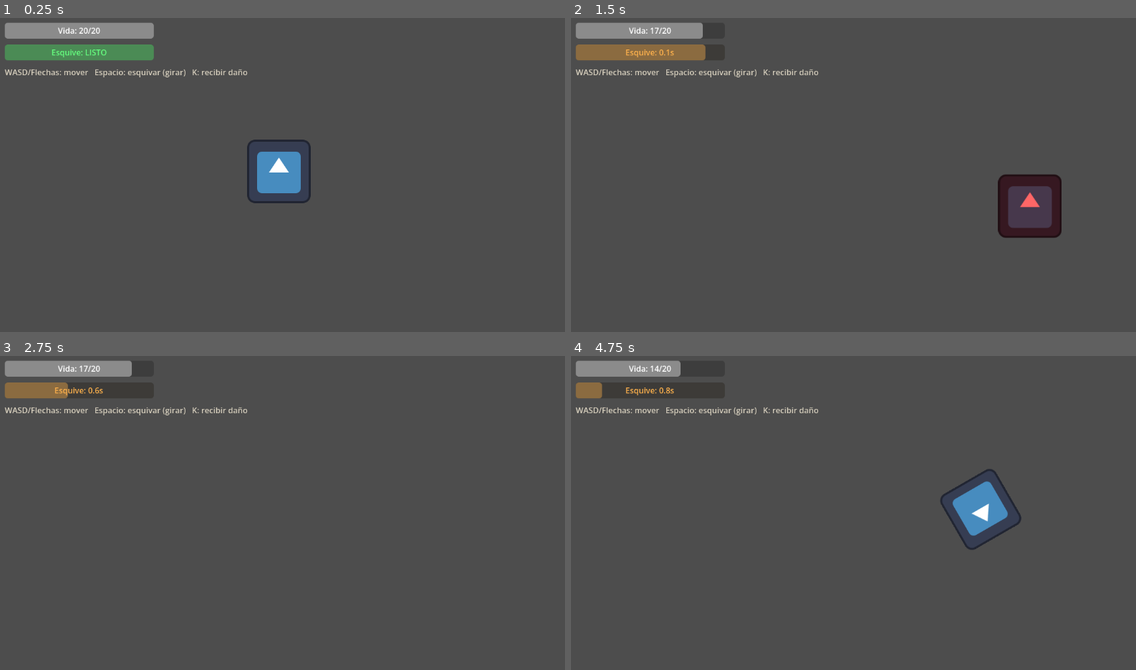
Above: before the commit, frames 1-4 (two rows, left to right).
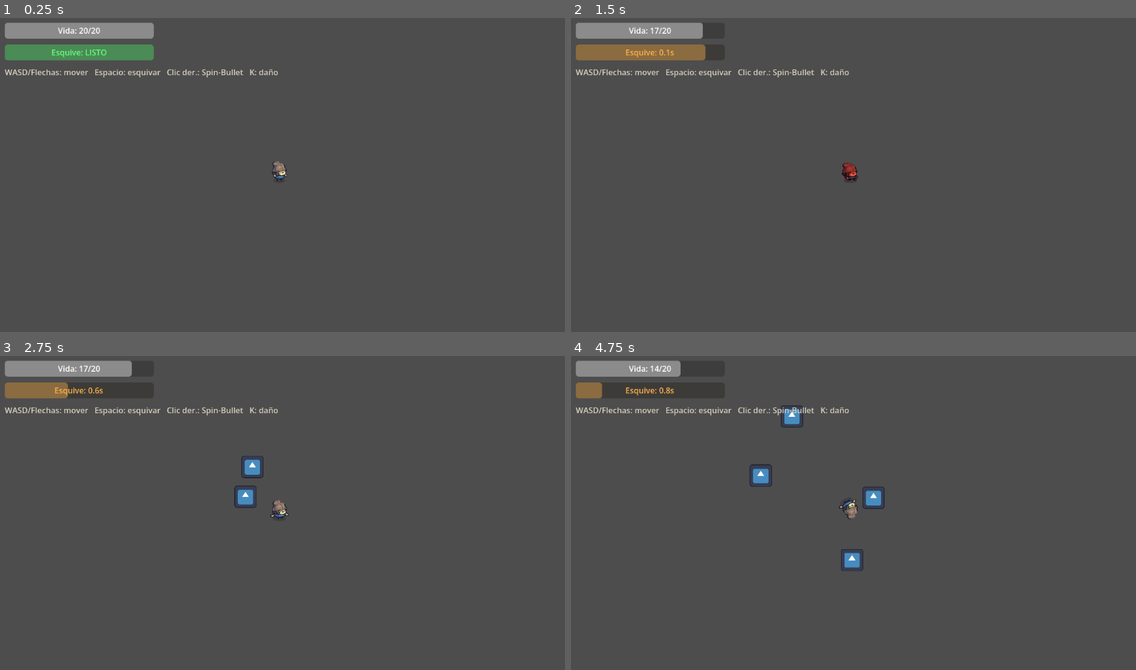
Above: after the commit, the same moments.

Repository: 4FCC/spinshot
Game: Godot game, scene res://Scenes/Main.tscn
Two runs of this game, one before a commit and one after it. Both use one fixed random seed, a clock stepped at 60 frames per second and the inputs below. The engine's default icon, where the game draws it, is replaced by a stand-in: a white triangle on a blue panel in a dark square.
Inputs (mouse positions are in pixels of both pictures, inside the frame that each line leads up to):
- Up to frame 1 (0.25 s): no input
- Up to frame 2 (1.5 s): move the mouse to (977, 156) at 0.52 s; hold D (Derecha) 0.53-1.28 s; tap Space (dodge) at 0.6 s; tap K (test_damage) at 0.8, 1.35 s; move the mouse to (734, 187) at 1.27 s; hold S (Abajo) from 1.28 s (still down)
- Up to frame 3 (2.75 s): right-click (163, 525) at 1.55 s; move the mouse to (333, 437) at 2.02 s; release S (Abajo) at 2.03 s; hold D (Derecha) from 2.03 s (still down); hold Right mouse button (shoot, bound only after the commit) from 2.03 s (still down); tap Space (dodge) at 2.3 s
- Up to frame 4 (4.75 s): move the mouse to (819, 572) at 2.77 s; release D (Derecha) at 2.78 s; release Right mouse button (shoot, bound only after the commit) at 2.78 s; hold W (Arriba) 2.78-3.53 s; tap Space (dodge) at 2.85, 4.55 s; tap K (test_damage) at 3.05, 3.6 s; move the mouse to (1023, 556) at 3.52 s; hold Right mouse button (shoot, bound only after the commit) 3.53-4.28 s; hold A (Izquierda) from 3.53 s (still down); move the mouse to (678, 462) at 4.27 s; right-click (678, 462) at 4.35 s

The runs differ from the first frame. In frame 1, 1.5% of the frame differs, in the area x 28-56%, y 16-59%; in frame 2, 1.7%; in frame 3, 0.7%; in frame 4, 2.4%, in the area x 28-80%, y 15-69%.

Commit message:
Integrar Spin-Bullet con el jugador y crear escena DEV-ROOM
- billy.gd: disparar la Spin-Bullet con clic derecho (orbita al jugador) y usar
  las animaciones idle/run del Pawn (Tiny Swords) con flip horizontal.
- spin_bullet.gd: refactor con setup(jugador, direccion) para inicializar la
  órbita de forma limpia desde el código del jugador.
- Player.tscn: jugador reutilizable (AnimatedSprite2D, Camera2D, colisión, HUD)
  que se instancia en Main y en DEV-ROOM.
- player_frames.tres: animaciones del Pawn (idle 8 frames, run 6 frames).
- DEV-ROOM.tscn + dev_room.gd + grass_tileset.tres: sala de pruebas con suelo
  generado por TileMapLayer y decoraciones (árboles, rocas, arbustos).
- Main.tscn: ahora instancia Player.tscn.
- project.godot: nueva acción "shoot" (clic derecho).

Co-Authored-By: Claude Opus 4.8 <noreply@anthropic.com>
Claude-Session: https://claude.ai/code/session_01EVFDgn2qQnY3SEDFH6Bwyc

Diff:
--- /dev/null
+++ b/Scenes/DEV-ROOM.tscn
@@ -0,0 +1,67 @@
+[gd_scene load_steps=9 format=3 uid="uid://cdevroomscene1"]
+
+[ext_resource type="Script" uid="uid://cdevroomscript1" path="res://Scripts/dev_room.gd" id="1_dev"]
+[ext_resource type="TileSet" uid="uid://dgrasstileset1" path="res://Scenes/grass_tileset.tres" id="2_tiles"]
+[ext_resource type="PackedScene" uid="uid://dplayerbilly01" path="res://Scenes/Player.tscn" id="3_player"]
+[ext_resource type="Texture2D" uid="uid://cikn8oirta2on" path="res://Tiny Swords (Free Pack)/Tiny Swords (Free Pack)/Terrain/Resources/Wood/Trees/Tree1.png" id="4_tree"]
+[ext_resource type="Texture2D" uid="uid://lavmjk3u5jl" path="res://Tiny Swords (Free Pack)/Tiny Swords (Free Pack)/Terrain/Decorations/Rocks/Rock1.png" id="5_rock1"]
+[ext_resource type="Texture2D" uid="uid://d2ayd2fhcxm3g" path="res://Tiny Swords (Free Pack)/Tiny Swords (Free Pack)/Terrain/Decorations/Rocks/Rock2.png" id="6_rock2"]
+[ext_resource type="Texture2D" uid="uid://qgxqg03sl70c" path="res://Tiny Swords (Free Pack)/Tiny Swords (Free Pack)/Terrain/Decorations/Bushes/Bushe1.png" id="7_bush"]
+[ext_resource type="Texture2D" uid="uid://c16e210mehrka" path="res://Tiny Swords (Free Pack)/Tiny Swords (Free Pack)/Terrain/Resources/Wood/Trees/Stump 1.png" id="8_stump"]
+
+[node name="DevRoom" type="Node2D"]
+script = ExtResource("1_dev")
+
+[node name="Ground" type="TileMapLayer" parent="."]
+tile_set = ExtResource("2_tiles")
+
+[node name="Decorations" type="Node2D" parent="."]
+
+[node name="Tree1" type="Sprite2D" parent="Decorations"]
+position = Vector2(220, 200)
+texture = ExtResource("4_tree")
+region_enabled = true
+region_rect = Rect2(0, 0, 192, 256)
+
+[node name="Tree2" type="Sprite2D" parent="Decorations"]
+position = Vector2(1340, 210)
+texture = ExtResource("4_tree")
+region_enabled = true
+region_rect = Rect2(0, 0, 192, 256)
+
+[node name="Tree3" type="Sprite2D" parent="Decorations"]
+position = Vector2(260, 850)
+texture = ExtResource("4_tree")
+region_enabled = true
+region_rect = Rect2(0, 0, 192, 256)
+
+[node name="Tree4" type="Sprite2D" parent="Decorations"]
+position = Vector2(1300, 830)
+texture = ExtResource("4_tree")
+region_enabled = true
+region_rect = Rect2(0, 0, 192, 256)
+
+[node name="Stump" type="Sprite2D" parent="Decorations"]
+position = Vector2(930, 240)
+texture = ExtResource("8_stump")
+
+[node name="Bush" type="Sprite2D" parent="Decorations"]
+position = Vector2(1080, 560)
+texture = ExtResource("7_bush")
+region_enabled = true
+region_rect = Rect2(0, 0, 128, 128)
+
+[node name="Rock1" type="Sprite2D" parent="Decorations"]
+position = Vector2(520, 360)
+texture = ExtResource("5_rock1")
+
+[node name="Rock2" type="Sprite2D" parent="Decorations"]
+position = Vector2(980, 760)
+texture = ExtResource("6_rock2")
+
+[node name="Rock3" type="Sprite2D" parent="Decorations"]
+position = Vector2(640, 620)
+texture = ExtResource("5_rock1")
+
+[node name="Player" parent="." instance=ExtResource("3_player")]
+position = Vector2(768, 512)
--- a/Scenes/Main.tscn
+++ b/Scenes/Main.tscn
@@ -1,72 +1,8 @@
-[gd_scene load_steps=4 format=3 uid="uid://b1spinshotmain0"]
+[gd_scene load_steps=2 format=3 uid="uid://b1spinshotmain0"]
 
-[ext_resource type="Script" uid="uid://cg80n10n5s5jj" path="res://Scripts/billy.gd" id="1_billy"]
-[ext_resource type="Texture2D" uid="uid://dkmmtgkaycuqp" path="res://icon.svg" id="2_icon"]
-
-[sub_resource type="CircleShape2D" id="CircleShape2D_1"]
-radius = 56.0
+[ext_resource type="PackedScene" uid="uid://dplayerbilly01" path="res://Scenes/Player.tscn" id="1_player"]
 
 [node name="Main" type="Node2D"]
 
-[node name="Billy" type="CharacterBody2D" parent="."]
+[node name="Player" parent="." instance=ExtResource("1_player")]
 position = Vector2(576, 324)
-script = ExtResource("1_billy")
-
-[node name="Sprite2D" type="Sprite2D" parent="Billy"]
-texture = ExtResource("2_icon")
-
-[node name="CollisionShape2D" type="CollisionShape2D" parent="Billy"]
-shape = SubResource("CircleShape2D_1")
-
-[node name="HUD" type="CanvasLayer" parent="Billy"]
-
-[node name="Root" type="Control" parent="Billy/HUD"]
-layout_mode = 3
-anchors_preset = 0
-offset_left = 24.0
-offset_top = 24.0
-offset_right = 324.0
-offset_bottom = 110.0
-
-[node name="HealthBar" type="ProgressBar" parent="Billy/HUD/Root"]
-layout_mode = 0
-offset_right = 300.0
-offset_bottom = 32.0
-max_value = 20.0
-value = 20.0
-show_percentage = false
-
-[node name="HealthLabel" type="Label" parent="Billy/HUD/Root/HealthBar"]
-layout_mode = 1
-anchors_preset = 15
-anchor_right = 1.0
-anchor_bottom = 1.0
-horizontal_alignment = 1
-vertical_alignment = 1
-text = "Vida: 20/20"
-
-[node name="DodgeBar" type="ProgressBar" parent="Billy/HUD/Root"]
-layout_mode = 0
-offset_top = 44.0
-offset_right = 300.0
-offset_bottom = 76.0
-max_value = 100.0
-value = 100.0
-show_percentage = false
-
-[node name="DodgeLabel" type="Label" parent="Billy/HUD/Root/DodgeBar"]
-layout_mode = 1
-anchors_preset = 15
-anchor_right = 1.0
-anchor_bottom = 1.0
-horizontal_alignment = 1
-vertical_alignment = 1
-text = "Esquive: LISTO"
-
-[node name="Hint" type="Label" parent="Billy/HUD/Root"]
-layout_mode = 0
-offset_top = 88.0
-offset_right = 320.0
-offset_bottom = 140.0
-text = "WASD/Flechas: mover   Espacio: esquivar (girar)   K: recibir daño"
-theme_override_colors/font_color = Color(0.85, 0.82, 0.75, 1)
--- /dev/null
+++ b/Scenes/Player.tscn
@@ -0,0 +1,76 @@
+[gd_scene load_steps=5 format=3 uid="uid://dplayerbilly01"]
+
+[ext_resource type="Script" uid="uid://cg80n10n5s5jj" path="res://Scripts/billy.gd" id="1_billy"]
+[ext_resource type="SpriteFrames" uid="uid://dpawnframes001" path="res://Scenes/player_frames.tres" id="2_frames"]
+[ext_resource type="PackedScene" uid="uid://cypb1hwhhix31" path="res://Scenes/spin-bullet.tscn" id="3_bullet"]
+
+[sub_resource type="CircleShape2D" id="CircleShape2D_1"]
+radius = 30.0
+
+[node name="Billy" type="CharacterBody2D"]
+script = ExtResource("1_billy")
+spin_bullet_scene = ExtResource("3_bullet")
+
+[node name="AnimatedSprite2D" type="AnimatedSprite2D" parent="."]
+scale = Vector2(0.6, 0.6)
+sprite_frames = ExtResource("2_frames")
+animation = &"idle"
+autoplay = "idle"
+
+[node name="CollisionShape2D" type="CollisionShape2D" parent="."]
+shape = SubResource("CircleShape2D_1")
+
+[node name="Camera2D" type="Camera2D" parent="."]
+
+[node name="HUD" type="CanvasLayer" parent="."]
+
+[node name="Root" type="Control" parent="HUD"]
+layout_mode = 3
+anchors_preset = 0
+offset_left = 24.0
+offset_top = 24.0
+offset_right = 324.0
+offset_bottom = 110.0
+
+[node name="HealthBar" type="ProgressBar" parent="HUD/Root"]
+layout_mode = 0
+offset_right = 300.0
+offset_bottom = 32.0
+max_value = 20.0
+value = 20.0
+show_percentage = false
+
+[node name="HealthLabel" type="Label" parent="HUD/Root/HealthBar"]
+layout_mode = 1
+anchors_preset = 15
+anchor_right = 1.0
+anchor_bottom = 1.0
+horizontal_alignment = 1
+vertical_alignment = 1
+text = "Vida: 20/20"
+
+[node name="DodgeBar" type="ProgressBar" parent="HUD/Root"]
+layout_mode = 0
+offset_top = 44.0
+offset_right = 300.0
+offset_bottom = 76.0
+max_value = 100.0
+value = 100.0
+show_percentage = false
+
+[node name="DodgeLabel" type="Label" parent="HUD/Root/DodgeBar"]
+layout_mode = 1
+anchors_preset = 15
+anchor_right = 1.0
+anchor_bottom = 1.0
+horizontal_alignment = 1
+vertical_alignment = 1
+text = "Esquive: LISTO"
+
+[node name="Hint" type="Label" parent="HUD/Root"]
+layout_mode = 0
+offset_top = 88.0
+offset_right = 360.0
+offset_bottom = 140.0
+theme_override_colors/font_color = Color(0.85, 0.82, 0.75, 1)
+text = "WASD/Flechas: mover   Espacio: esquivar   Clic der.: Spin-Bullet   K: daño"
--- /dev/null
+++ b/Scenes/grass_tileset.tres
@@ -0,0 +1,20 @@
+[gd_resource type="TileSet" load_steps=3 format=3 uid="uid://dgrasstileset1"]
+
+[ext_resource type="Texture2D" uid="uid://cun33mv7xr8am" path="res://Tiny Swords (Free Pack)/Tiny Swords (Free Pack)/Terrain/Tileset/Tilemap_color1.png" id="1"]
+
+[sub_resource type="TileSetAtlasSource" id="grass_atlas"]
+texture = ExtResource("1")
+texture_region_size = Vector2i(64, 64)
+0:0/0 = 0
+1:0/0 = 0
+2:0/0 = 0
+0:1/0 = 0
+1:1/0 = 0
+2:1/0 = 0
+0:2/0 = 0
+1:2/0 = 0
+2:2/0 = 0
+
+[resource]
+tile_size = Vector2i(64, 64)
+sources/0 = SubResource("grass_atlas")
--- /dev/null
+++ b/Scenes/player_frames.tres
@@ -0,0 +1,115 @@
+[gd_resource type="SpriteFrames" load_steps=17 format=3 uid="uid://dpawnframes001"]
+
+[ext_resource type="Texture2D" uid="uid://cy1sqbh8v7k7x" path="res://Tiny Swords (Free Pack)/Tiny Swords (Free Pack)/Units/Blue Units/Pawn/Pawn_Idle.png" id="1"]
+[ext_resource type="Texture2D" uid="uid://bc7gog3gjdlok" path="res://Tiny Swords (Free Pack)/Tiny Swords (Free Pack)/Units/Blue Units/Pawn/Pawn_Run.png" id="2"]
+
+[sub_resource type="AtlasTexture" id="i0"]
+atlas = ExtResource("1")
+region = Rect2(0, 0, 192, 192)
+
+[sub_resource type="AtlasTexture" id="i1"]
+atlas = ExtResource("1")
+region = Rect2(192, 0, 192, 192)
+
+[sub_resource type="AtlasTexture" id="i2"]
+atlas = ExtResource("1")
+region = Rect2(384, 0, 192, 192)
+
+[sub_resource type="AtlasTexture" id="i3"]
+atlas = ExtResource("1")
+region = Rect2(576, 0, 192, 192)
+
+[sub_resource type="AtlasTexture" id="i4"]
+atlas = ExtResource("1")
+region = Rect2(768, 0, 192, 192)
+
+[sub_resource type="AtlasTexture" id="i5"]
+atlas = ExtResource("1")
+region = Rect2(960, 0, 192, 192)
+
+[sub_resource type="AtlasTexture" id="i6"]
+atlas = ExtResource("1")
+region = Rect2(1152, 0, 192, 192)
+
+[sub_resource type="AtlasTexture" id="i7"]
+atlas = ExtResource("1")
+region = Rect2(1344, 0, 192, 192)
+
+[sub_resource type="AtlasTexture" id="r0"]
+atlas = ExtResource("2")
+region = Rect2(0, 0, 192, 192)
+
+[sub_resource type="AtlasTexture" id="r1"]
+atlas = ExtResource("2")
+region = Rect2(192, 0, 192, 192)
+
+[sub_resource type="AtlasTexture" id="r2"]
+atlas = ExtResource("2")
+region = Rect2(384, 0, 192, 192)
+
+[sub_resource type="AtlasTexture" id="r3"]
+atlas = ExtResource("2")
+region = Rect2(576, 0, 192, 192)
+
+[sub_resource type="AtlasTexture" id="r4"]
+atlas = ExtResource("2")
+region = Rect2(768, 0, 192, 192)
+
+[sub_resource type="AtlasTexture" id="r5"]
+atlas = ExtResource("2")
+region = Rect2(960, 0, 192, 192)
+
+[resource]
+animations = [{
+"frames": [{
+"duration": 1.0,
+"texture": SubResource("i0")
+}, {
+"duration": 1.0,
+"texture": SubResource("i1")
+}, {
+"duration": 1.0,
+"texture": SubResource("i2")
+}, {
+"duration": 1.0,
+"texture": SubResource("i3")
+}, {
+"duration": 1.0,
+"texture": SubResource("i4")
+}, {
+"duration": 1.0,
+"texture": SubResource("i5")
+}, {
+"duration": 1.0,
+"texture": SubResource("i6")
+}, {
+"duration": 1.0,
+"texture": SubResource("i7")
+}],
+"loop": true,
+"name": &"idle",
+"speed": 8.0
+}, {
+"frames": [{
+"duration": 1.0,
+"texture": SubResource("r0")
+}, {
+"duration": 1.0,
+"texture": SubResource("r1")
+}, {
+"duration": 1.0,
+"texture": SubResource("r2")
+}, {
+"duration": 1.0,
+"texture": SubResource("r3")
+}, {
+"duration": 1.0,
+"texture": SubResource("r4")
+}, {
+"duration": 1.0,
+"texture": SubResource("r5")
+}],
+"loop": true,
+"name": &"run",
+"speed": 12.0
+}]
--- a/Scenes/spin-bullet.tscn
+++ b/Scenes/spin-bullet.tscn
@@ -1,26 +1,19 @@
-[gd_scene format=3 uid="uid://cypb1hwhhix31"]
+[gd_scene load_steps=3 format=3 uid="uid://cypb1hwhhix31"]
 
 [ext_resource type="Script" uid="uid://b2u4d1us7us3a" path="res://Scripts/spin_bullet.gd" id="1_dymbd"]
 [ext_resource type="Texture2D" uid="uid://dkmmtgkaycuqp" path="res://icon.svg" id="1_va2hr"]
 
 [sub_resource type="CircleShape2D" id="CircleShape2D_dymbd"]
+radius = 64.0
 
-[node name="spin-bullet" type="Node2D" unique_id=1539554318]
+[node name="spin-bullet" type="Node2D"]
+scale = Vector2(0.35, 0.35)
 script = ExtResource("1_dymbd")
 
-[node name="Area2D" type="Area2D" parent="." unique_id=896456284]
-
-[node name="CollisionShape2D" type="CollisionShape2D" parent="Area2D" unique_id=176561428]
-shape = SubResource("CircleShape2D_dymbd")
-
-[node name="Sprite2D" type="Sprite2D" parent="." unique_id=510818077]
-rotation = -0.0056362557
+[node name="Sprite2D" type="Sprite2D" parent="."]
 texture = ExtResource("1_va2hr")
 
-[node name="Label" type="Label" parent="." unique_id=895674530]
-offset_right = 40.0
-offset_bottom = 23.0
+[node name="Area2D" type="Area2D" parent="."]
 
-[node name="AudioStreamPlayer" type="AudioStreamPlayer" parent="." unique_id=499785517]
-
-[node name="Timer" type="Timer" parent="." unique_id=149559134]
+[node name="CollisionShape2D" type="CollisionShape2D" parent="Area2D"]
+shape = SubResource("CircleShape2D_dymbd")
--- a/Scripts/billy.gd
+++ b/Scripts/billy.gd
@@ -4,8 +4,7 @@
 # =============================================================================
 # MÁQUINA DE ESTADOS DEL PERSONAJE
 # =============================================================================
-# Versión simplificada para la JAM (tema: GIRAR).
-# Solo conserva los estados esenciales: movimiento, esquive y recibir daño.
+# Estados esenciales: movimiento, esquive y recibir daño.
 enum State {
 	MOVE,            # Movimiento normal
 	DODGE,           # Esquive (gira sobre sí mismo e invulnerable)
@@ -17,7 +16,7 @@
 # =============================================================================
 # NODOS DE LA ESCENA
 # =============================================================================
-@onready var sprite: Sprite2D = $Sprite2D
+@onready var sprite: AnimatedSprite2D = $AnimatedSprite2D
 
 # UI (HUD): barra de vida y barra/etiqueta del esquive
 @onready var health_bar: ProgressBar = $HUD/Root/HealthBar
@@ -40,6 +39,9 @@
 
 @export_group("Daño")
 @export var invulnerability_duration: float = 0.9
+
+@export_group("Spin-Bullet")
+@export var spin_bullet_scene: PackedScene   # Escena de la bala que orbita
 
 # =============================================================================
 # VARIABLES INTERNAS
@@ -67,6 +69,7 @@
 	health_bar.max_value = vida_max
 	_update_health_ui()
 	_update_dodge_ui()
+	sprite.play("idle")
 
 func _setup_timers():
 	# Timer que controla la duración del esquive
@@ -88,6 +91,16 @@
 	damage_timer.one_shot = true
 	damage_timer.timeout.connect(_on_damage_timer_timeout)
 	add_child(damage_timer)
+
+# =============================================================================
+# ENTRADA NO PROCESADA (disparo de la Spin-Bullet)
+# =============================================================================
+func _unhandled_input(event):
+	if current_state == State.DEAD:
+		return
+	# Clic derecho: dispara la Spin-Bullet
+	if event.is_action_pressed("shoot"):
+		_shoot_spin_bullet()
 
 # =============================================================================
 # MÁQUINA DE ESTADOS PRINCIPAL
@@ -110,20 +123,24 @@
 # ESTADO: MOVIMIENTO
 # =============================================================================
 func move_state(_delta):
+	_read_movement_input()
+	_update_walk_animation()
+
+	# Iniciar esquive: requiere dirección y que el cooldown haya terminado
+	if Input.is_action_just_pressed("dodge") and dodge_cooldown.is_stopped():
+		start_dodge()
+
+	# Prueba rápida del estado de daño (tecla K)
+	if Input.is_action_just_pressed("test_damage"):
+		take_damage(3)
+
+func _read_movement_input():
+	"""Lee el input direccional, mueve al personaje y guarda la última dirección."""
 	input_direction = Input.get_vector("Izquierda", "Derecha", "Arriba", "Abajo")
 	velocity = input_direction.normalized() * speed
 	move_and_slide()
-
 	if input_direction != Vector2.ZERO:
 		last_direction = input_direction.normalized()
-
-	# Iniciar esquive: requiere dirección y que el cooldown haya terminado
-	if Input.is_action_just_pressed("dodge") and dodge_cooldown.is_stopped():
-		start_dodge()
-
-	# Prueba rápida del estado de daño (tecla K)
-	if Input.is_action_just_pressed("test_damage"):
-		take_damage(3)
 
 # =============================================================================
 # ESTADO: ESQUIVE (GIRAR)
@@ -184,12 +201,8 @@
 
 func taking_damage_state(_delta):
 	# Se puede seguir moviendo mientras dura la invulnerabilidad
-	input_direction = Input.get_vector("Izquierda", "Derecha", "Arriba", "Abajo")
-	velocity = input_direction.normalized() * speed
-	move_and_slide()
-
-	if input_direction != Vector2.ZERO:
-		last_direction = input_direction.normalized()
+	_read_movement_input()
+	_update_walk_animation()
 
 	# También se puede esquivar para escapar
 	if Input.is_action_just_pressed("dodge") and dodge_cooldown.is_stopped():
@@ -208,10 +221,48 @@
 	current_state = State.DEAD
 	velocity = Vector2.ZERO
 	sprite.modulate = Color(0.5, 0.5, 0.5)
+	sprite.play("idle")
 
 func dead_state(_delta):
 	velocity = Vector2.ZERO
 	move_and_slide()
+
+# =============================================================================
+# SPIN-BULLET
+# =============================================================================
+func _shoot_spin_bullet():
+	"""Instancia la Spin-Bullet y la pone a orbitar alrededor del jugador en la
+	dirección del mouse."""
+	if spin_bullet_scene == null:
+		return
+
+	var dir = get_global_mouse_position() - global_position
+	if dir.length() < 1.0:
+		dir = last_direction
+
+	var bullet = spin_bullet_scene.instantiate()
+	# Añadir a la raíz de la escena para que orbite en espacio de mundo
+	var host = get_tree().current_scene
+	if host == null:
+		host = get_parent()
+	host.add_child(bullet)
+
+	# setup() coloca la bala y fija el centro de giro (este jugador)
+	if bullet.has_method("setup"):
+		bullet.setup(self, dir)
+
+# =============================================================================
+# ANIMACIONES DEL PERSONAJE
+# =============================================================================
+func _update_walk_animation():
+	"""Alterna entre correr/idle y voltea el sprite según la dirección horizontal."""
+	if input_direction.x != 0.0:
+		sprite.flip_h = input_direction.x < 0.0
+
+	if velocity.length() > 1.0:
+		sprite.play("run")
+	else:
+		sprite.play("idle")
 
 # =============================================================================
 # ACTUALIZACIÓN DEL HUD
--- /dev/null
+++ b/Scripts/dev_room.gd
@@ -0,0 +1,60 @@
+extends Node2D
+
+# =============================================================================
+# DEV-ROOM — Sala de pruebas de mecánicas
+# =============================================================================
+# Genera por código un suelo de césped en el TileMapLayer usando el autotile
+# del pack Tiny Swords. Pensada para probar el movimiento, el esquive y la
+# Spin-Bullet en un entorno con tiles y decoraciones.
+
+@onready var ground: TileMapLayer = $Ground
+
+const SOURCE_ID := 0
+
+# Coordenadas del atlas (rejilla 3x3 de césped del tileset)
+const TILE_TL := Vector2i(0, 0)
+const TILE_TOP := Vector2i(1, 0)
+const TILE_TR := Vector2i(2, 0)
+const TILE_LEFT := Vector2i(0, 1)
+const TILE_CENTER := Vector2i(1, 1)
+const TILE_RIGHT := Vector2i(2, 1)
+const TILE_BL := Vector2i(0, 2)
+const TILE_BOTTOM := Vector2i(1, 2)
+const TILE_BR := Vector2i(2, 2)
+
+@export var width: int = 24    # Ancho del suelo en tiles
+@export var height: int = 16   # Alto del suelo en tiles
+
+func _ready():
+	_build_floor()
+
+func _build_floor():
+	"""Rellena un rectángulo de césped: centro liso y bordes/esquinas con el
+	autotile para que parezca una isla."""
+	for y in range(height):
+		for x in range(width):
+			ground.set_cell(Vector2i(x, y), SOURCE_ID, _tile_for(x, y))
+
+func _tile_for(x: int, y: int) -> Vector2i:
+	var left := x == 0
+	var right := x == width - 1
+	var top := y == 0
+	var bottom := y == height - 1
+
+	if top and left:
+		return TILE_TL
+	if top and right:
+		return TILE_TR
+	if bottom and left:
+		return TILE_BL
+	if bottom and right:
+		return TILE_BR
+	if top:
+		return TILE_TOP
+	if bottom:
+		return TILE_BOTTOM
+	if left:
+		return TILE_LEFT
+	if right:
+		return TILE_RIGHT
+	return TILE_CENTER
--- a/Scripts/spin_bullet.gd
+++ b/Scripts/spin_bullet.gd
@@ -1,30 +1,55 @@
 extends Node2D
 
+# =============================================================================
+# SPIN-BULLET — Mecánica principal (tema: GIRAR)
+# =============================================================================
+# Bala que el jugador dispara y que orbita a su alrededor describiendo una
+# espiral hacia afuera hasta agotar su vida o alcanzar el radio máximo.
+#
+# Se puede inicializar de dos formas:
+#   1) Desde el editor: asignando "player_path" en el inspector.
+#   2) Desde código: llamando a setup(jugador, direccion) tras instanciarla.
+
 # --- Configuración exportada ---
-@export var player_path: NodePath          # Arrastra aquí el nodo del jugador
+@export var player_path: NodePath           # (Opcional) jugador asignado desde el editor
 @export var angular_speed: float = 360.0    # Grados por segundo que gira la bala
-@export var clockwise: bool = true          # true = sentido horario, false = antihorario
+@export var clockwise: bool = true          # true = horario, false = antihorario
 
-@export var start_radius: float = 30.0      # Radio inicial (qué tan lejos del jugador empieza)
-@export var radius_growth_speed: float = 60.0 # Cuánto crece el radio por segundo (espiral hacia afuera)
+@export var start_radius: float = 30.0      # Radio inicial (distancia al jugador al nacer)
+@export var radius_growth_speed: float = 60.0 # Crecimiento del radio por segundo (espiral)
 @export var max_radius: float = 400.0       # Radio máximo antes de destruirse
 
 @export var lifetime: float = 4.0           # Tiempo de vida en segundos (0 = infinito)
 
-var _player: Node2D = null
+# --- Estado interno ---
+var player: Node2D = null
 var _angle: float = 0.0
 var _radius: float = 0.0
 var _time_alive: float = 0.0
 
 
 func _ready() -> void:
-	if player_path != NodePath(""):
-		_player = get_node(player_path) as Node2D
+	# Si no se inicializó por código, intentar resolver el jugador del editor
+	if player == null and player_path != NodePath(""):
+		player = get_node_or_null(player_path) as Node2D
 
 	_radius = start_radius
+	_angle = (global_position - _get_center()).angle()
 
-	var center := _get_center()
-	_angle = (global_position - center).angle()
+
+func setup(target: Node2D, direction: Vector2) -> void:
+	"""Inicializa la bala desde código: define el centro de giro (el jugador) y
+	la posición inicial en la dirección de disparo. Llamar DESPUÉS de añadirla
+	al árbol para que la posición global sea coherente con la escena."""
+	player = target
+	_radius = start_radius
+	_time_alive = 0.0
+
+	var dir := direction.normalized()
+	if dir == Vector2.ZERO:
+		dir = Vector2.RIGHT
+	global_position = _get_center() + dir * start_radius
+	_angle = dir.angle()
 
 
 func _process(delta: float) -> void:
@@ -43,6 +68,6 @@
 
 
 func _get_center() -> Vector2:
-	if _player != null:
-		return _player.global_position
-	return Vector2.ZERO
+	if player != null:
+		return player.global_position
+	return global_position
--- a/project.godot
+++ b/project.godot
@@ -51,6 +51,11 @@
 "events": [Object(InputEventKey,"resource_local_to_scene":false,"resource_name":"","device":-1,"window_id":0,"alt_press …(192 unchanged characters)…
 ]
 }
+shoot={
+"deadzone": 0.5,
+"events": [Object(InputEventMouseButton,"resource_local_to_scene":false,"resource_name":"","device":-1,"window_id":0,"alt_pressed":false,"shift_pressed":false,"ctrl_pressed":false,"meta_pressed":false,"pressed":false,"canceled":false,"button_mask":0,"position":Vector2(0, 0),"global_position":Vector2(0, 0),"factor":1.0,"button_index":2,"double_click":false,"script":null)
+]
+}
 
 [physics]
 
Not shown, added: Scripts/dev_room.gd.uid
Not shown, changed: README.md
